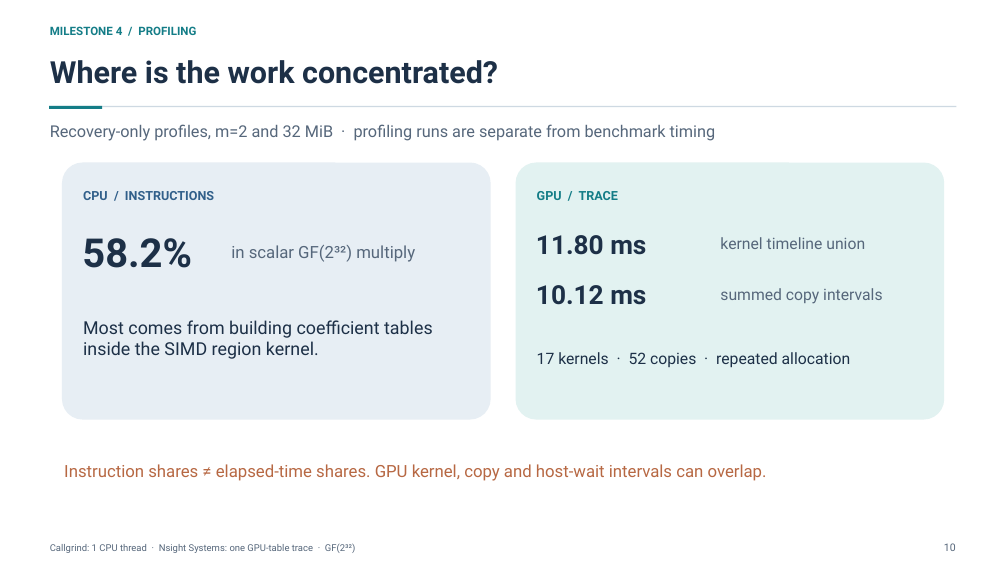
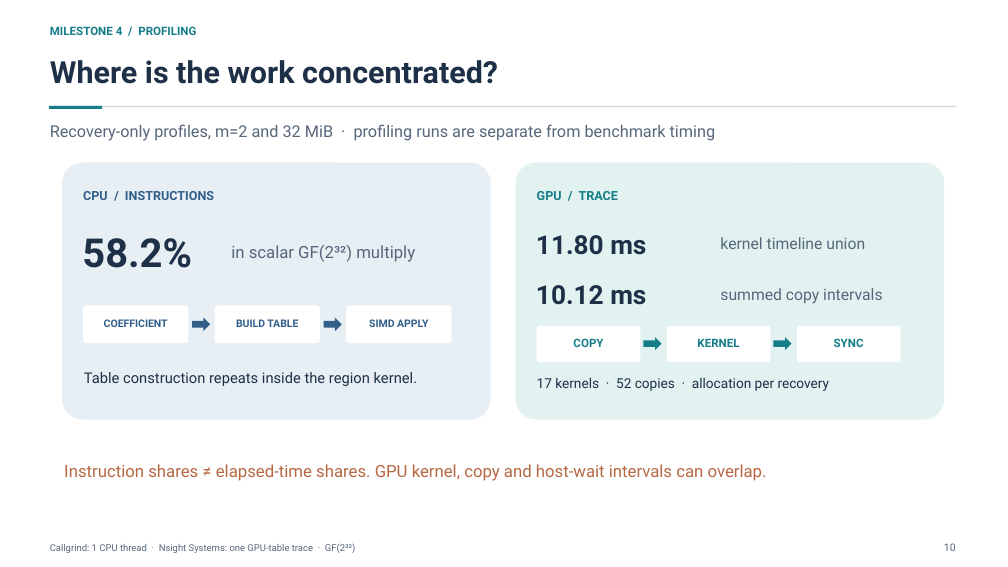
Before and after one commit to Advay2006/parallel_Computing_gPPM, a slide deck: slide 10 of docs/Final_Presentation.pptx. Drawn at 1008x567 pixels with LibreOffice and Linux fonts; fonts in the diff are those of the drawing. Boxes give left, top, right and bottom in pixels: in the first picture for what was removed or moved away, otherwise in the second. Text is boxed around its words. In the diff, an @@ line names an element or a change of style, - is before the commit and + after.

Commit message:
Slides

```diff
--- a/docs/Final_Presentation.pptx
+++ b/docs/Final_Presentation.pptx
@@ rounded rectangle added at box(83, 306, 188, 343), fill #FFFFFF @@
@@ text added at box(104, 319, 168, 327), 10 pt, text #315F8A, bold @@
+COEFFICIENT
@@ right arrow added at box(192, 318, 210, 331), fill #315F8A @@
@@ rounded rectangle added at box(215, 306, 320, 343), fill #FFFFFF @@
@@ text added at box(236, 319, 298, 327), 10 pt, text #315F8A, bold @@
+BUILD TABLE
@@ right arrow added at box(324, 318, 342, 331), fill #315F8A @@
@@ rounded rectangle added at box(346, 306, 451, 343), fill #FFFFFF @@
@@ text added at box(369, 319, 428, 327), 10 pt, text #315F8A, bold @@
+SIMD APPLY
@@ rounded rectangle added at box(537, 326, 640, 362), fill #FFFFFF @@
@@ rounded rectangle added at box(667, 326, 771, 362), fill #FFFFFF @@
@@ rounded rectangle added at box(797, 326, 901, 362), fill #FFFFFF @@
@@ text added at box(573, 338, 603, 347), 11 pt, text #147D87, bold @@
+COPY
@@ right arrow added at box(644, 337, 662, 350), fill #147D87 @@
@@ text added at box(697, 338, 739, 347), 11 pt, text #147D87, bold @@
+KERNEL
@@ right arrow added at box(774, 337, 792, 350), fill #147D87 @@
@@ text added at box(834, 338, 864, 347), 11 pt, text #147D87, bold @@
+SYNC
@@ text at box(84, 372, 418, 386): text changed; size 17 to 14 pt @@
-Most comes from building coefficient tables inside the SIMD region kernel.
+Table construction repeats inside the region kernel.
@@ text at box(537, 377, 829, 391): text changed; size 15 to 13 pt @@
-17 kernels · 52 copies · repeated allocation
+17 kernels · 52 copies · allocation per recovery
```
Also in this commit, not shown: 3 other slides changed, 3 other files.
